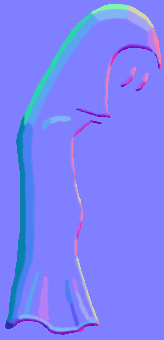
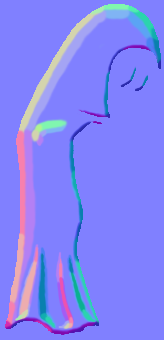
Layer changes from the first w=164, h=340 image to the second:
painted on "Warstwa 9" over left=5, top=4, right=161, bottom=335
added layer "Warstwa 7" above "Warstwa 8" over left=5, top=4, right=161, bottom=335
added layer "Warstwa 8" above "Lights_horizontal" over left=5, top=4, right=161, bottom=335
